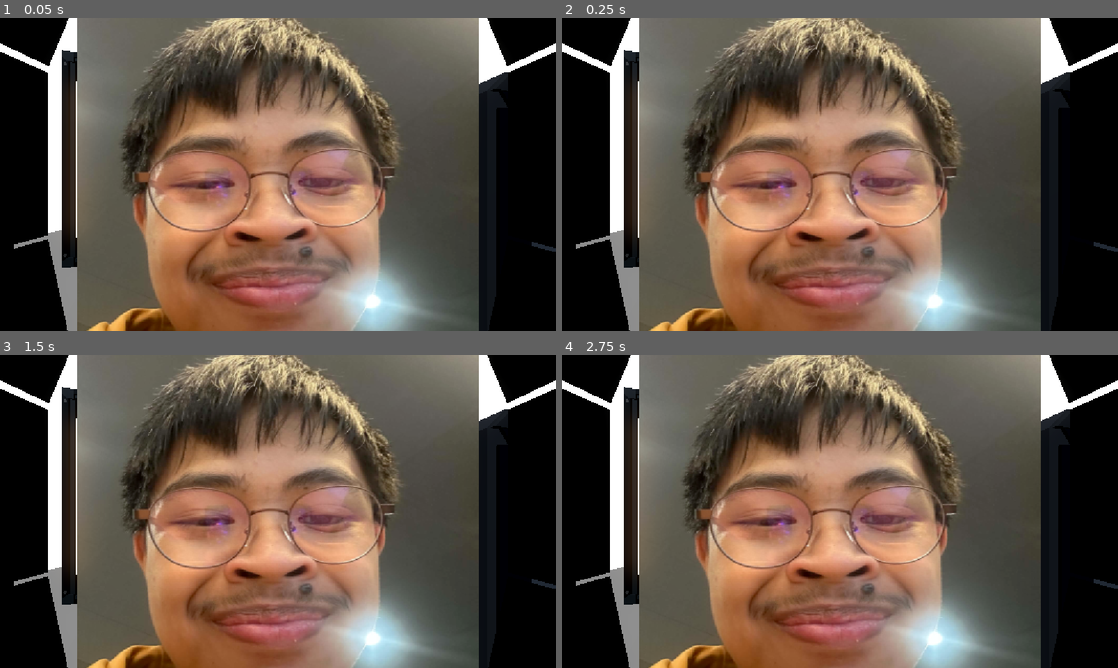
Above: before the commit, frames 1-4 (two rows, left to right).
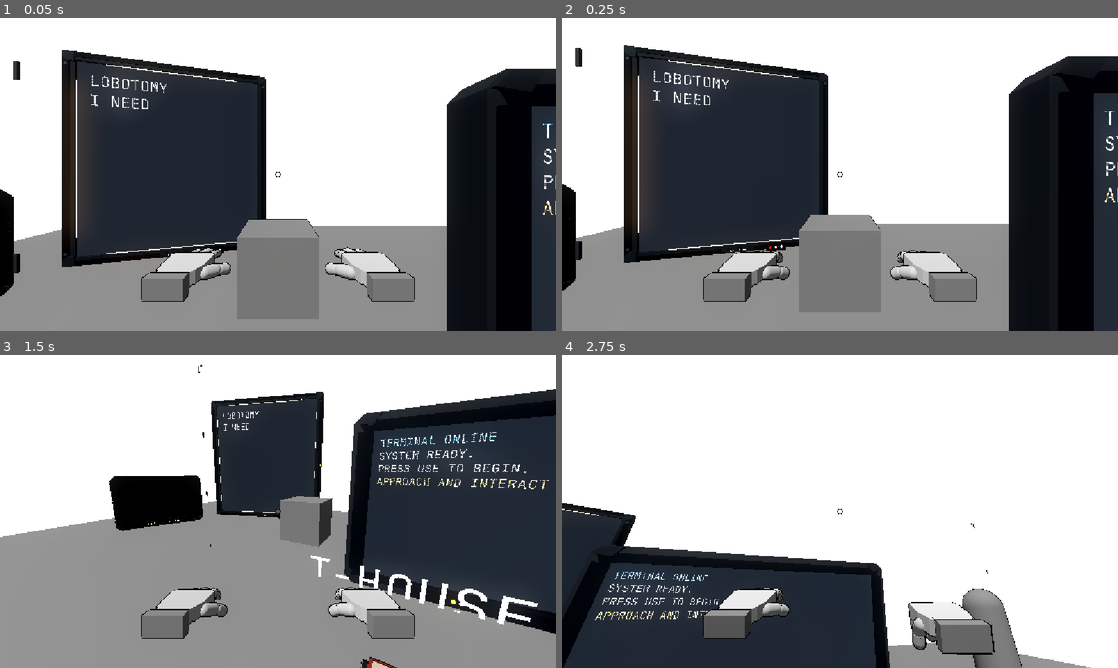
Above: after the commit, the same moments.

Repository: greedisfaust/fowl-play-project
Game: Godot game, scene res://arena/test_arena.tscn
The game is run twice, just before and just after one commit, with the same random seed, the same clock (stepped at 60 frames per second) and the same inputs.
Inputs (mouse positions are in pixels of both pictures, inside the frame that each line leads up to):
- Up to frame 1 (0.05 s): no input
- Up to frame 2 (0.25 s): no input
- Up to frame 3 (1.5 s): tap Enter at 0.5 s; move the mouse to (400, 495) at 0.52 s; hold D (move_right) 0.53-1.25 s; hold E (interact) 0.53-1.25 s; click (400, 495) at 0.67 s; tap Space (jump) at 0.77 s; drag from (166, 527) to (250, 574) at 1.27 s
- Up to frame 4 (2.75 s): tap Space (jump) at 2 s; move the mouse to (895, 442) at 2.02 s; hold D (move_right) from 2.03 s (still down); hold Q (punch) from 2.03 s (still down)

The runs differ from the first frame. In frame 1, 84% of the frame differs, in the area x 0-100%, y 0-100%; in frame 2, 85%; in frame 3, 94%; in frame 4, 96%.
Error before the commit: Parse Error: Could not preload resource script "res://combat/combat_presentation.gd". (res://player/player.gd:10)

Commit message:
Fix jab recoil presentation syntax

Diff:
--- a/fowl-play/combat/combat_presentation.gd
+++ b/fowl-play/combat/combat_presentation.gd
@@ -150,7 +150,7 @@
 	var pitch: float = RECOIL_LEAN_RAD * snap * impact_scale
 	var yaw: float = -side * RECOIL_TWIST_RAD * snap * impact_scale
 	var roll: float = side * RECOIL_ROLL_RAD * snap * impact_scale
-	return Vector3(lerpf(pitch, 0.0, settle), lerpf(yaw, 0.0, settle), lerpf(roll, 0.0, settle)
+	return Vector3(lerpf(pitch, 0.0, settle), lerpf(yaw, 0.0, settle), lerpf(roll, 0.0, settle))
 
 func _local_direction(world_direction: Vector3) -> Vector3:
 	var player_3d: Node3D = _player as Node3D
